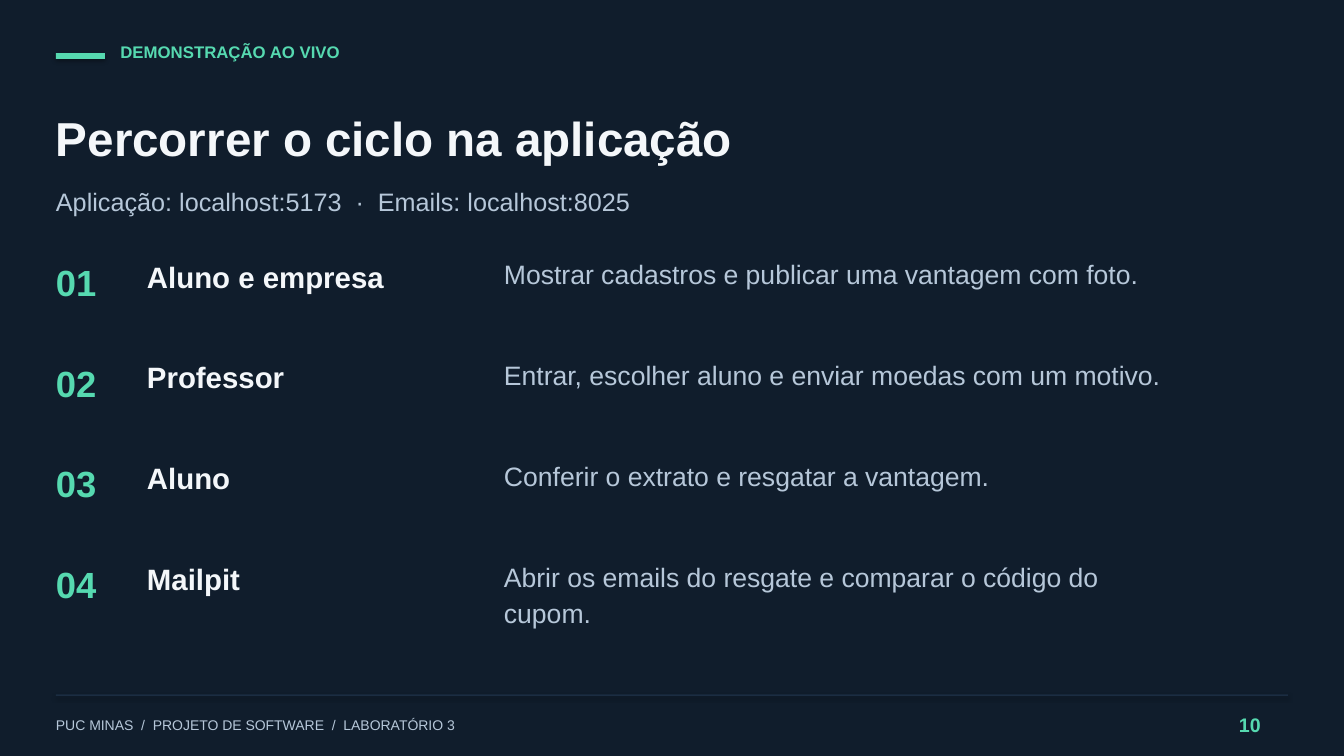
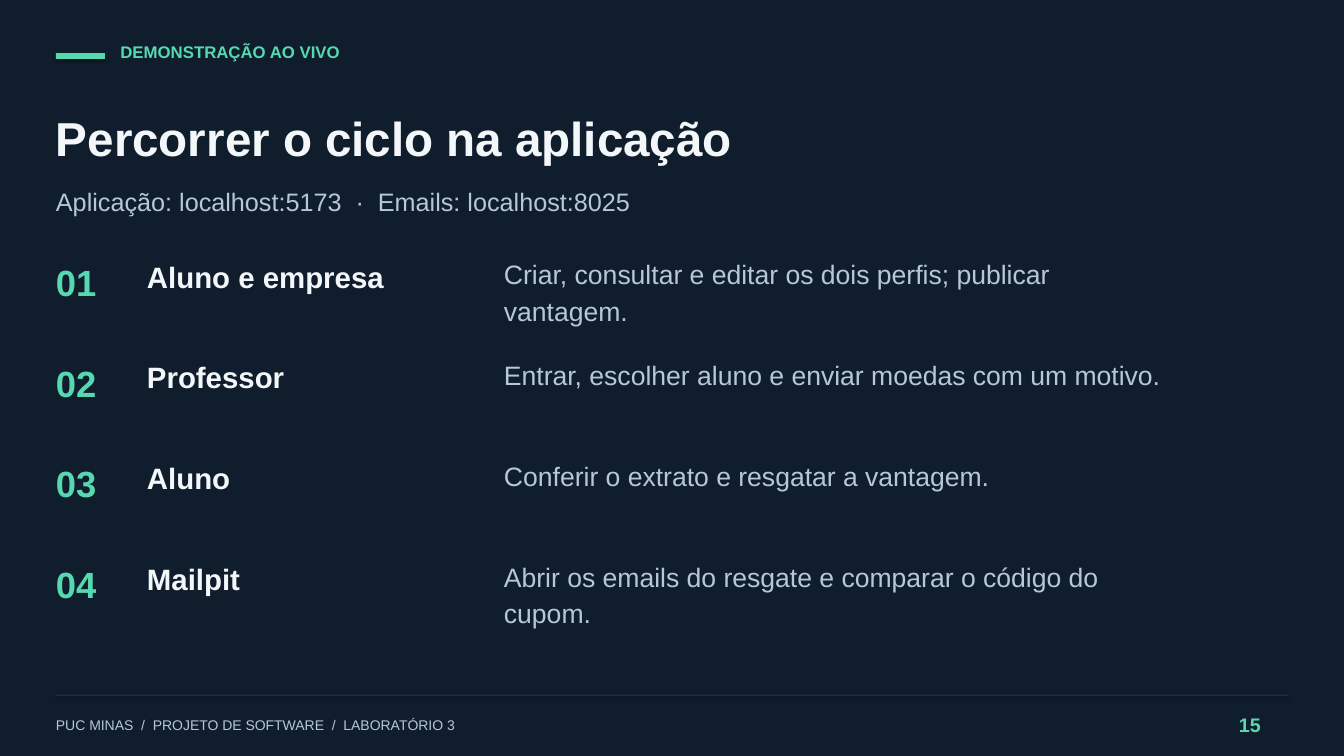
Before and after one commit to GuilhermeHortaDias/Puc_DevSoft_Lab3, a slide deck: slide 15 of docs/apresentacao/Sistema-de-Moeda-Estudantil.pptx (slide 10 before the commit). Drawn at 1344x756 pixels with LibreOffice and Linux fonts; fonts in the diff are those of the drawing. Boxes give left, top, right and bottom in pixels: in the first picture for what was removed or moved away, otherwise in the second. Text is boxed around its words. In the diff, an @@ line names an element or a change of style, - is before the commit and + after.

```diff
--- a/docs/apresentacao/Sistema-de-Moeda-Estudantil.pptx
+++ b/docs/apresentacao/Sistema-de-Moeda-Estudantil.pptx
@@ text at [504,264,1050,326]: text changed @@
-Mostrar cadastros e publicar uma vantagem com foto.
+Criar, consultar e editar os dois perfis; publicar
+vantagem.
@@ text at [1239,718,1261,732]: text changed @@
-10
+15
```
Also in this commit, not shown: 7 other slides changed, 6 slides added, 2 slides removed, 3 other files.
